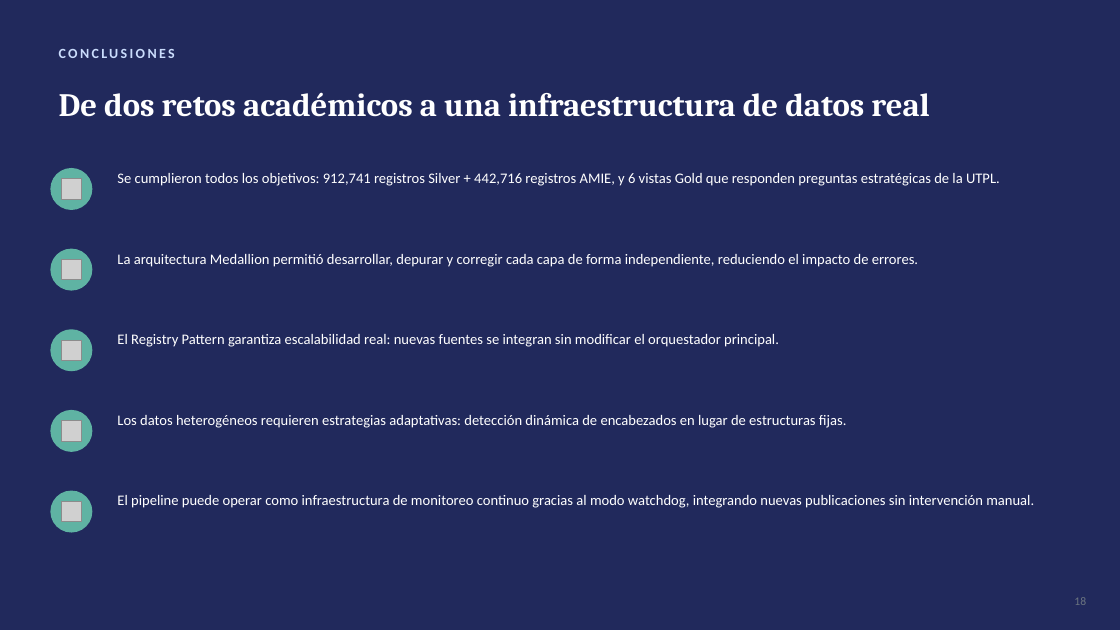
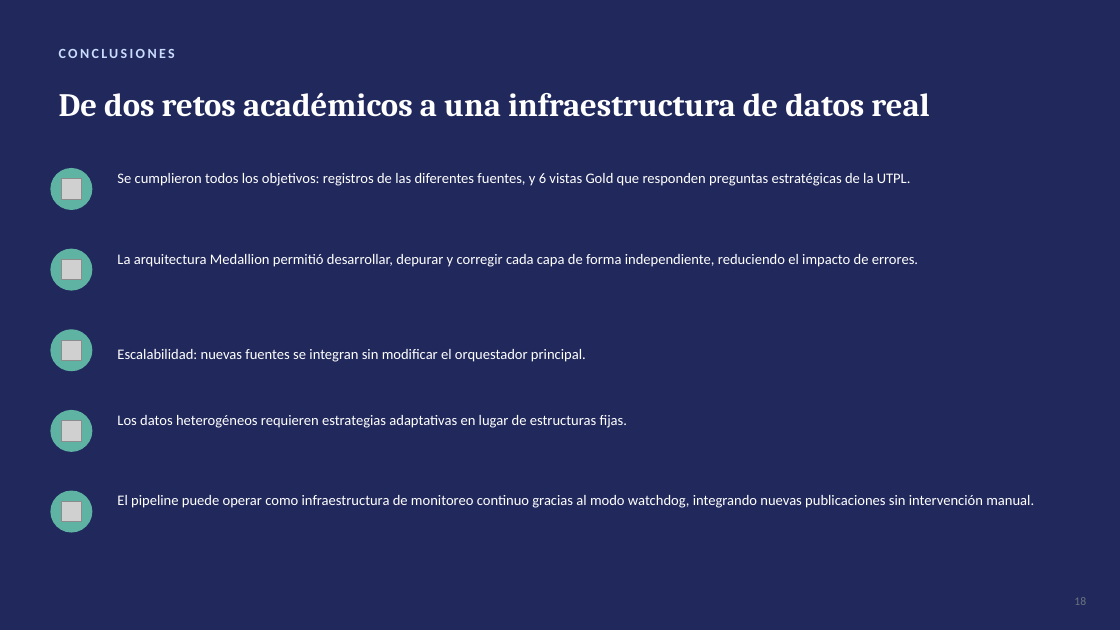
Before and after one commit to MathLeoYa/Practicum_2.2, a slide deck: slide 9 of Reto final/Macroentorno_Ecuatoriano_Presentacion.pptx (slide 8 before the commit). Drawn at 1120x630 pixels with LibreOffice and Linux fonts; fonts in the diff are those of the drawing; grey boxes stand for pictures. Boxes give left, top, right and bottom in pixels: in the first picture for what was removed or moved away, otherwise in the second. Text is boxed around its words. In the diff, an @@ line names an element or a change of style, - is before the commit and + after.

```diff
--- a/Reto final/Macroentorno_Ecuatoriano_Presentacion.pptx
+++ b/Reto final/Macroentorno_Ecuatoriano_Presentacion.pptx
@@ text at (x1=117, y1=173, x2=911, y2=186): text changed @@
-Se cumplieron todos los objetivos: 912,741 registros Silver + 442,716 registros AMIE, y 6 vistas Gold que responden preguntas estratégicas de la UTPL.
+Se cumplieron todos los objetivos: registros de las diferentes fuentes, y 6 vistas Gold que responden preguntas estratégicas de la UTPL.
@@ text at (x1=117, y1=349, x2=586, y2=362): text changed @@
-El Registry Pattern garantiza escalabilidad real: nuevas fuentes se integran sin modificar el orquestador principal.
+Escalabilidad: nuevas fuentes se integran sin modificar el orquestador principal.
@@ text at (x1=117, y1=415, x2=628, y2=428): text changed @@
-Los datos heterogéneos requieren estrategias adaptativas: detección dinámica de encabezados en lugar de estructuras fijas.
+Los datos heterogéneos requieren estrategias adaptativas en lugar de estructuras fijas.
```
Also in this commit, not shown: 5 other slides changed, 2 slides added, 1 slide removed, 13 other files.
